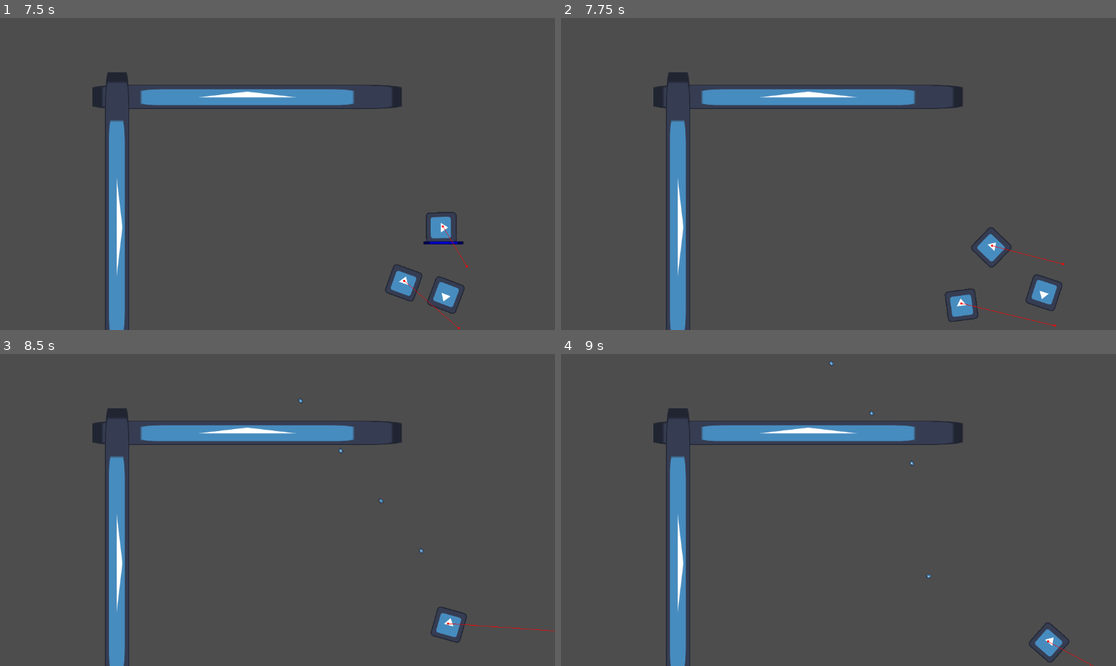
Above: before the commit, frames 1-4 (two rows, left to right).
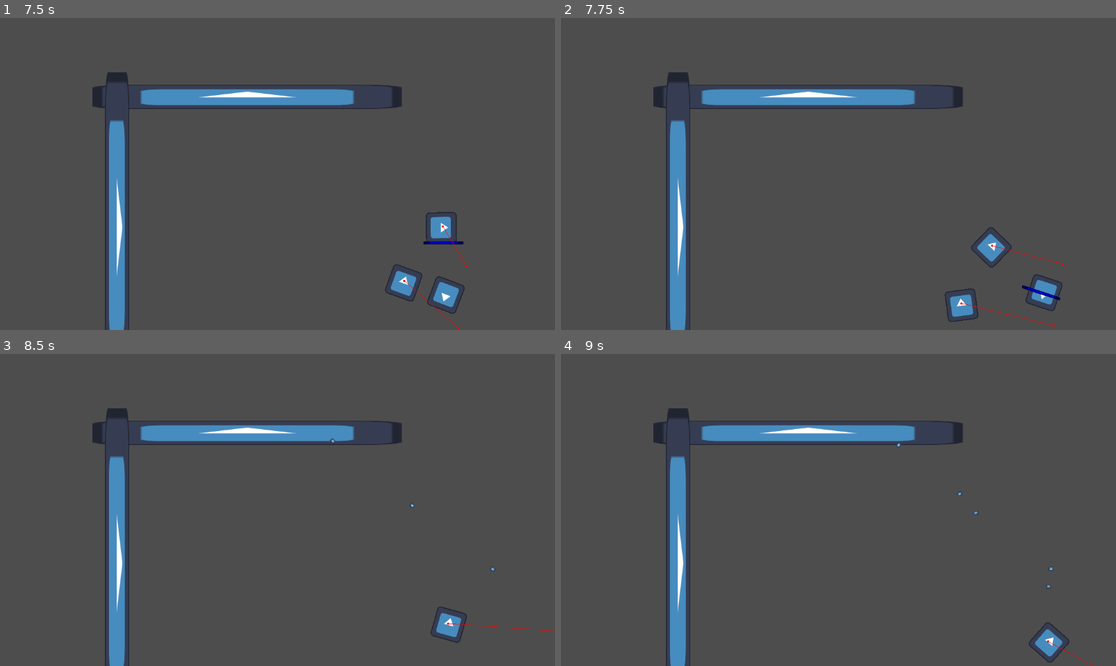
Above: after the commit, the same moments.

Repository: KarumGhag/Hitman4
Game: Godot game, scene res://World/world.tscn
Same seed, same stepped clock (60 frames per second), same inputs: the game is played once before the commit and once after it. The engine's default icon, where the game draws it, is replaced by a stand-in: a white triangle on a blue panel in a dark square.
Inputs (mouse positions are in pixels of both pictures, inside the frame that each line leads up to):
- Up to frame 1 (7.5 s): move the mouse to (399, 158) at 0.52 s; press the mouse at (399, 158) at 0.53 s; hold D (right) 0.53-1.28 s; right-click (399, 158) at 0.6 s; move the mouse to (166, 189) at 1.27 s; release the mouse at (166, 189) at 1.28 s; hold S (down) 1.28-2.03 s; click (166, 189) at 1.35 s; right-click (166, 189) at 1.55 s; move the mouse to (333, 105) at 2.02 s; press the mouse at (333, 105) at 2.03 s; hold D (right) 2.03-2.78 s; tap Mouse wheel up (last) at 2.1, 6.6 s; move the mouse to (249, 236) at 2.77 s; release the mouse at (249, 236) at 2.78 s; hold W (up) 2.78-3.53 s; tap Mouse wheel down (next) at 2.85, 7.35 s; right-click (249, 236) at 3.05 s; move the mouse to (444, 220) at 3.52 s; press the mouse at (444, 220) at 3.53 s; hold A (left) 3.53-5.03 s; right-click (444, 220) at 3.6 s; move the mouse to (111, 127) at 4.27 s; release the mouse at (111, 127) at 4.28 s; click (111, 127) at 4.35 s; right-click (111, 127) at 4.55 s; move the mouse to (305, 174) at 5.02 s; press the mouse at (305, 174) at 5.03 s; hold S (down) 5.03-5.78 s; right-click (305, 174) at 5.1 s; move the mouse to (194, 96) at 5.77 s; release the mouse at (194, 96) at 5.78 s; hold D (right) 5.78-6.53 s; click (194, 96) at 5.85 s; right-click (194, 96) at 6.05 s; move the mouse to (399, 158) at 6.52 s; press the mouse at (399, 158) at 6.53 s; hold W (up) 6.53-7.28 s; move the mouse to (166, 189) at 7.27 s; release the mouse at (166, 189) at 7.28 s; hold D (right) from 7.28 s (still down)
- Up to frame 2 (7.75 s): keep holding D (right); right-click (727, 189) at 7.55 s
- Up to frame 3 (8.5 s): move the mouse to (333, 441) at 8.02 s; release D (right) at 8.03 s; press the mouse at (333, 441) at 8.03 s; hold S (down) from 8.03 s (still down); right-click (333, 441) at 8.1 s
- Up to frame 4 (9 s): move the mouse to (810, 572) at 8.77 s; release S (down) at 8.78 s; release the mouse at (810, 572) at 8.78 s; hold A (left) from 8.78 s (still down); click (810, 572) at 8.85 s

Frame 1 is identical in both runs. In frame 2, less than 0.1% of the frame differs, in the area x 83-90%, y 85-91%; in frame 3, less than 0.1%; in frame 4, less than 0.1%.

Commit message:
inventory works for now, trying to add bouncy balls

Diff:
--- a/GunSystem/AK47.tscn
+++ b/GunSystem/AK47.tscn
@@ -8,12 +8,15 @@
 radius = 117.427
 
 [node name="AK47" type="Node2D" node_paths=PackedStringArray("shootPoint", "pickUpArea", "image")]
+position = Vector2(41, 0)
 script = ExtResource("1_honka")
 bullet = ExtResource("2_midg2")
 shootPoint = NodePath("ShootPoint")
 auto = true
 multiBulletWait = 0.0
+bulletBounces = 1000
 damage = 100.0
+bulletSpeed = 1250.0
 magSize = 27
 reloadTime = 1.0
 itemName = "AK47"
--- a/GunSystem/Bullets/Bullet.tscn
+++ b/GunSystem/Bullets/Bullet.tscn
@@ -1,12 +1,21 @@
-[gd_scene load_steps=3 format=3 uid="uid://bg0e1ffv6s88g"]
+[gd_scene load_steps=4 format=3 uid="uid://bg0e1ffv6s88g"]
 
 [ext_resource type="Script" path="res://GunSystem/Bullets/BulletClass.gd" id="1_dflsj"]
 [ext_resource type="Texture2D" uid="uid://jffjcag0lvea" path="res://Art/icon.svg" id="1_emeej"]
 
-[node name="Bullet" type="CharacterBody2D"]
+[sub_resource type="RectangleShape2D" id="RectangleShape2D_4d12m"]
+size = Vector2(12, 10)
+
+[node name="Bullet" type="CharacterBody2D" node_paths=PackedStringArray("hitBox")]
 script = ExtResource("1_dflsj")
+hitBox = NodePath("hitbox")
 
 [node name="Icon" type="Sprite2D" parent="."]
 position = Vector2(-3.57628e-07, 0)
 scale = Vector2(0.078125, 0.0625)
 texture = ExtResource("1_emeej")
+
+[node name="hitbox" type="Area2D" parent="."]
+
+[node name="CollisionShape2D" type="CollisionShape2D" parent="hitbox"]
+shape = SubResource("RectangleShape2D_4d12m")
--- a/GunSystem/Bullets/BulletClass.gd
+++ b/GunSystem/Bullets/BulletClass.gd
@@ -8,11 +8,27 @@
 
 var damage : float
 
+@export var hitBox : Area2D
+#1 means it cannot bounce
+var bounces : int = 1
+
 func _ready() -> void:
 	originPoint = global_position
+	hitBox.connect("body_entered", hitBoxBody)
 
 func _process(_delta):
 	distanceTravelled = global_position.distance_to(originPoint)
 	if (fireDistance != 0) and distanceTravelled >= fireDistance:
 		queue_free()
 	move_and_slide()
+	look_at(get_global_mouse_position())
+
+
+func hitBoxBody(body) -> void:
+	bounces -= 1
+	if bounces <= 0:
+		queue_free()
+		return
+
+
+	velocity = -velocity
--- a/GunSystem/GunClass.gd
+++ b/GunSystem/GunClass.gd
@@ -25,6 +25,9 @@
 ## Only use if above is above 1
 ## After a bullet is shot it waits this much time for the next bullet to be shot
 @export var multiBulletWait : float = 0.05
+## How many times the bullet will bounce
+## 1 means it will not bounce
+@export var bulletBounces : int = 1
 
 @export var damage : float
 @export var bulletSpeed : float = 1000
@@ -77,7 +80,6 @@
 	canShoot = false
 
 	for i in range(multiBulletNum):
-		print("shoot")
 		if bulletsLeft <= 0:
 			reload()
 			break
@@ -91,6 +93,8 @@
 
 		bulletInstance.fireDistance = fireDistance
 		bulletInstance.damage = damage
+		bulletInstance.bounces = bulletBounces
+
 		get_tree().get_root().add_child(bulletInstance)
 
 
--- a/InventorySystem/InventoryClass.gd
+++ b/InventorySystem/InventoryClass.gd
@@ -5,6 +5,8 @@
 var inventory : Array[Item] = [null]
 
 var currentItem : Item
+
+var player : Player
 
 func _ready():
 	inventory.resize(10)
@@ -16,6 +18,10 @@
 	print(inventory)
 
 func _process(_delta) -> void:
+
+	for i in range(len(inventory)):
+		if inventory[i] != null:
+			inventory[i].global_position = player.holder.global_position
 
 	if Input.is_action_just_pressed("next"):
 		currentItem = getNext()
@@ -86,3 +92,11 @@
 
 	#there are no items
 	return -1
+
+
+func isEmpty() -> bool:
+	for i in range(len(inventory)):
+		if inventory[i] != null:
+			return false
+
+	return true
--- a/InventorySystem/itemClass.gd
+++ b/InventorySystem/itemClass.gd
@@ -66,9 +66,17 @@
 	var inventory = inventorySystem.inventory
 	for i in range(len(inventory)):
 		if inventory[i] == null:
+
+			var autoEquip = inventorySystem.isEmpty()
+
 			inventorySystem.inventory[i] = self
 			print(inventorySystem.inventory[i])
 			inInv = true
+
+			if autoEquip:
+				inventorySystem.currentItem = inventorySystem.inventory[i]
+				equiped = true
+
 			return
 
 	print("no empty space")
--- a/Player/player.gd
+++ b/Player/player.gd
@@ -10,14 +10,17 @@
 var steering : Vector2
 var mass : float = 2
 
+@export var holder : Node2D
+
+@onready var inventorySystem = get_node("/root/InventorySystem")
+
+func _ready() -> void:
+	inventorySystem.player = self
 
 func _process(_delta) -> void:
 	direction = Input.get_vector("left", "right", "up", "down")
 
 	direction = direction.normalized() * speed
-
-	#velocity.x = move_toward(velocity.x, direction.x, accel)
-	#velocity.y = move_toward(velocity.y, direction.y, accel)
 
 	steering = (direction - velocity) / mass
 
--- a/Player/player.tscn
+++ b/Player/player.tscn
@@ -6,9 +6,10 @@
 [sub_resource type="RectangleShape2D" id="RectangleShape2D_tf50w"]
 size = Vector2(62, 62)
 
-[node name="Player" type="CharacterBody2D"]
+[node name="Player" type="CharacterBody2D" node_paths=PackedStringArray("holder")]
 position = Vector2(0, 1)
 script = ExtResource("1_4eru0")
+holder = NodePath("ItemHolder")
 
 [node name="Icon" type="Sprite2D" parent="."]
 scale = Vector2(0.5, 0.5)
@@ -16,3 +17,5 @@
 
 [node name="CollisionShape2D" type="CollisionShape2D" parent="."]
 shape = SubResource("RectangleShape2D_tf50w")
+
+[node name="ItemHolder" type="Node2D" parent="."]
